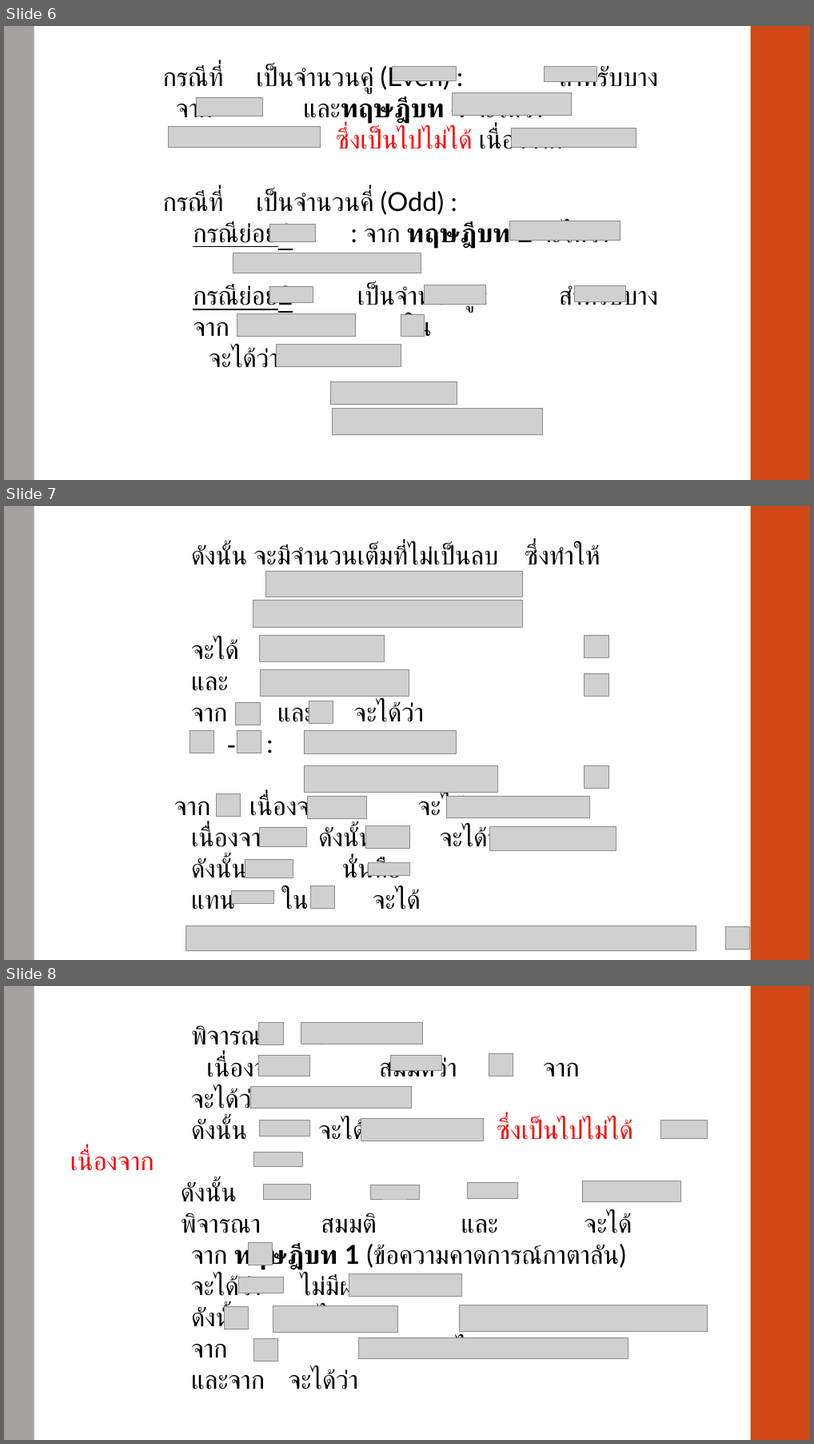
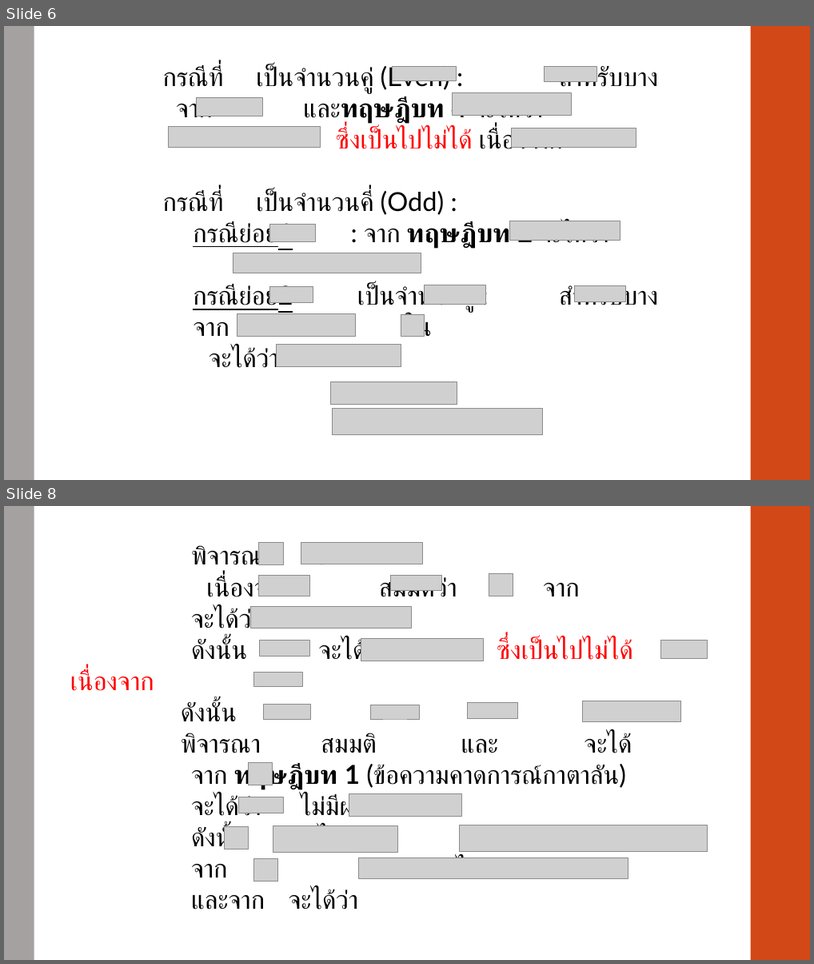
Before and after one commit to Chonthicha006/Seminar, a slide deck: Presentation1.pptx. Shown one above the other, each under a label of ours: slides 6, 7 and 8 before the commit, slides 6 and 8 after it; the slides between them are not shown. The pictures are 814x1444 and 814x964 pixels, drawn with LibreOffice and Linux fonts; fonts in the diff are those of the drawing; grey boxes stand for pictures; background and template pictures are left out. Boxes give left, top, right and bottom in pixels: in the first picture for what was removed or moved away, otherwise in the second. Text is boxed around its words. In the diff, an @@ line names an element or a change of style, - is before the commit and + after.

Commit message:
add presentation

```diff
--- a/Presentation1.pptx
+++ b/Presentation1.pptx
@@ slide 7 removed at bbox=[4, 506, 810, 960], background #FFFFFF; not listed: 2 template elements that a slide beside it also shows @@
@@ text removed at bbox=[174, 544, 601, 909] @@
-ดังนั้น จะมีจำนวนเต็มที่ไม่เป็นลบ ซึ่งทำให้
-จะได้
-และ
-จาก และ จะได้ว่า
-- :
-จาก เนื่องจาก จะได้ว่า
-เนื่องจาก ดังนั้น จะได้ว่า
-ดังนั้น นั่นคือ
-แทน ใน จะได้
@@ picture removed at bbox=[266, 571, 523, 596] @@
@@ picture removed at bbox=[253, 600, 522, 628] @@
@@ picture removed at bbox=[260, 635, 385, 661] @@
@@ picture removed at bbox=[585, 635, 609, 657] @@
@@ picture removed at bbox=[260, 669, 409, 696] @@
@@ picture removed at bbox=[585, 673, 609, 696] @@
@@ picture removed at bbox=[236, 703, 260, 725] @@
@@ picture removed at bbox=[309, 700, 333, 723] @@
@@ picture removed at bbox=[190, 731, 214, 753] @@
@@ picture removed at bbox=[237, 731, 261, 753] @@
@@ picture removed at bbox=[304, 731, 456, 753] @@
@@ picture removed at bbox=[304, 765, 498, 792] @@
@@ picture removed at bbox=[585, 765, 609, 788] @@
@@ picture removed at bbox=[216, 794, 241, 816] @@
@@ picture removed at bbox=[308, 796, 367, 818] @@
@@ picture removed at bbox=[446, 796, 590, 817] @@
@@ picture removed at bbox=[260, 828, 307, 846] @@
@@ picture removed at bbox=[366, 826, 410, 848] @@
@@ picture removed at bbox=[490, 827, 616, 851] @@
@@ picture removed at bbox=[246, 860, 293, 878] @@
@@ picture removed at bbox=[368, 862, 410, 875] @@
@@ picture removed at bbox=[310, 885, 335, 908] @@
@@ picture removed at bbox=[232, 890, 274, 903] @@
@@ picture removed at bbox=[186, 925, 696, 951] @@
@@ picture removed at bbox=[726, 927, 750, 949] @@
```
Also in this commit, not shown: 1 slide added.
